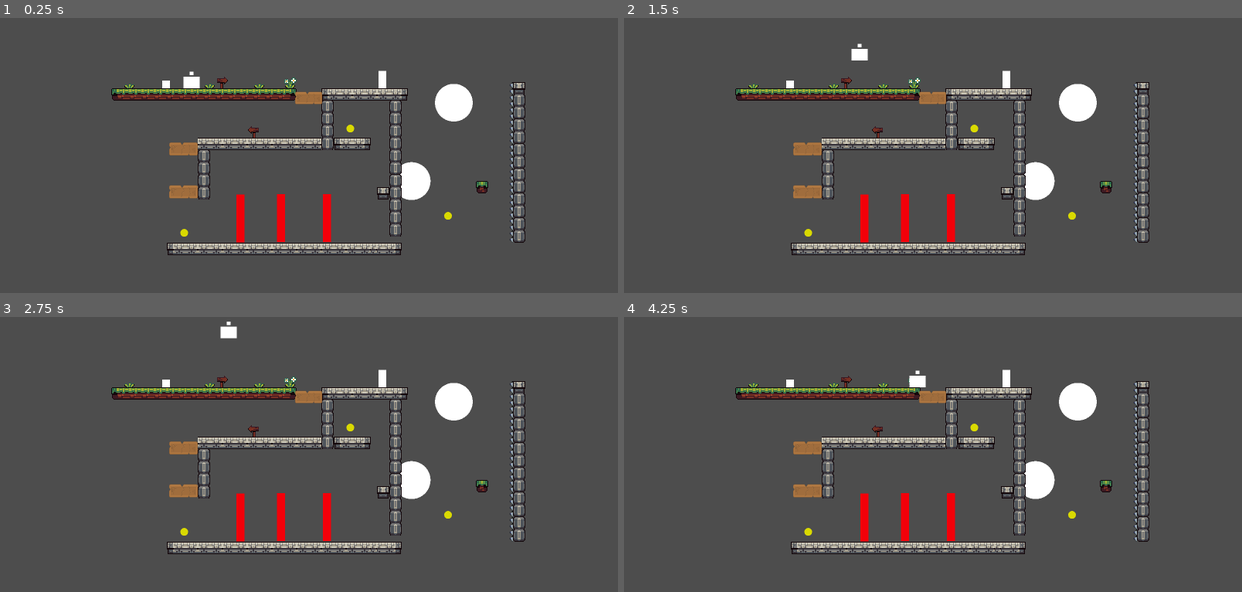
Above: before the commit, frames 1-4 (two rows, left to right).
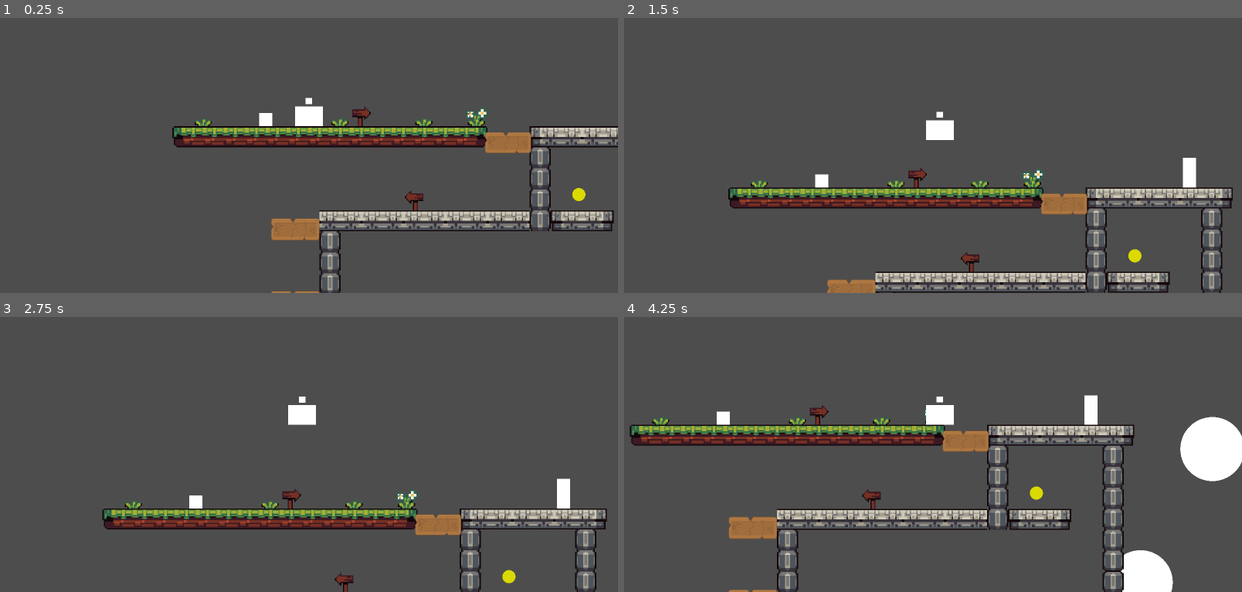
Above: after the commit, the same moments.

Repository: sighyuel/The-Cursed-Little-Pigs
Game: Godot game, scene res://test-stuff/levels/test-level.tscn
The game is run twice, just before and just after one commit, with the same random seed, the same clock (stepped at 60 frames per second) and the same inputs.
Inputs:
- Up to frame 1 (0.25 s): no input
- Up to frame 2 (1.5 s): hold Right (ui_right) from 0.53 s (still down); tap Space (A) at 0.6 s; tap Up (ui_up) at 0.77 s; tap Z (B) at 0.8, 1.35 s
- Up to frame 3 (2.75 s): tap Up (ui_up) at 1.52 s; tap Space (A) at 1.55, 2.1 s; release Right (ui_right) at 2.03 s; hold Left (ui_left) from 2.03 s (still down); tap Z (B) at 2.3 s
- Up to frame 4 (4.25 s): release Left (ui_left) at 2.78 s; hold Right (ui_right) from 2.78 s (still down); tap Z (B) at 2.85, 3.8 s; tap Up (ui_up) at 3.02, 3.77 s; tap Space (A) at 3.05 s; hold X (Y) from 3.53 s (still down)

The runs differ from the first frame. In frame 1, 19% of the frame differs, in the area x 18-100%, y 19-100%; in frame 2, 20%; in frame 3, 17%; in frame 4, 23%, in the area x 0-100%, y 19-100%.

Commit message:
Cameras and Character switching
-Tried different ways to have a camera, this is something that we can have in different ways, attempted two but they have many questions behind it

-Can now switch through the characters with right and left bumpers

Diff:
--- a/test-project/project.godot
+++ b/test-project/project.godot
@@ -68,6 +68,11 @@
 , Object(InputEventKey,"resource_local_to_scene":false,"resource_name":"","device":-1,"window_id":0,"alt_pressed":false …(182 unchanged characters)…
 ]
 }
+"Left Bumper"={
+"deadzone": 0.2,
+"events": [Object(InputEventJoypadButton,"resource_local_to_scene":false,"resource_name":"","device":-1,"button_index":9,"pressure":0.0,"pressed":true,"script":null)
+]
+}
 
 [layer_names]
 
--- a/test-project/scenes/Character Scenes/dale.tscn
+++ b/test-project/scenes/Character Scenes/dale.tscn
@@ -62,3 +62,7 @@
 [node name="LadderDetect" parent="." unique_id=677375652 instance=ExtResource("5_q8mqc")]
 unique_name_in_owner = true
 visible = false
+
+[node name="Camera2D" type="Camera2D" parent="." unique_id=1406507692]
+zoom = Vector2(1.7, 1.7)
+position_smoothing_enabled = true
--- a/test-project/scenes/Character Scenes/may.tscn
+++ b/test-project/scenes/Character Scenes/may.tscn
@@ -62,3 +62,7 @@
 [node name="CollisionShape2D" type="CollisionShape2D" parent="HitboxComponent" unique_id=727228342]
 position = Vector2(0, -11)
 shape = SubResource("RectangleShape2D_2kyhc")
+
+[node name="Camera2D" type="Camera2D" parent="." unique_id=40045717]
+zoom = Vector2(1.7, 1.7)
+position_smoothing_enabled = true
--- a/test-project/scenes/Character Scenes/perry.tscn
+++ b/test-project/scenes/Character Scenes/perry.tscn
@@ -71,3 +71,7 @@
 [node name="CollisionShape2D" type="CollisionShape2D" parent="HitboxComponent" unique_id=466315033]
 position = Vector2(0, 2)
 shape = SubResource("RectangleShape2D_wjqgi")
+
+[node name="Camera2D" type="Camera2D" parent="." unique_id=1237612714]
+zoom = Vector2(1.7, 1.7)
+position_smoothing_enabled = true
--- a/test-project/scripts/Characters/dale.gd
+++ b/test-project/scripts/Characters/dale.gd
@@ -1,8 +1,12 @@
 extends character
+
+@onready var dale_camera = $Camera2D
+
 
 func _physics_process(delta: float) -> void:
 	move_and_slide()
 	rect.visible = false
+	dale_camera.enabled = false
 
 	if not is_on_floor():
 		velocity.y += gravity * delta
@@ -22,3 +26,4 @@
 
 		_dale_slam()
 		rect.visible = true
+		dale_camera.enabled = true
--- a/test-project/scripts/Characters/may.gd
+++ b/test-project/scripts/Characters/may.gd
@@ -1,9 +1,12 @@
 extends character
+
+@onready var may_camera = $Camera2D
 
 func _physics_process(delta: float) -> void:
 	velocity += wind_velocity * 0.4
 	move_and_slide()
 	rect.visible = false
+	may_camera.enabled = false
 
 	if not is_on_floor() && wind_velocity.y == 0.0:
 		velocity.y += gravity * delta
@@ -27,3 +30,4 @@
 
 		$LadderDetect.text = "is on ladder: " + str(_on_ladder)
 		rect.visible = true
+		may_camera.enabled = true
--- a/test-project/scripts/Characters/perry.gd
+++ b/test-project/scripts/Characters/perry.gd
@@ -1,12 +1,15 @@
 extends character
 
 @onready var ladder: Area2D = $Ladder
+@onready var perry_camera = $Camera2D
+
 
 func _physics_process(delta: float) -> void:
 	print(tree_mode_activated)
 	velocity += wind_velocity * 0.4
 	move_and_slide()
 	rect.visible = false
+	perry_camera.enabled = false
 
 	if not is_on_floor() && wind_velocity.y == 0.0:
 		velocity.y += gravity * delta
@@ -27,8 +30,9 @@
 			_on_ladder = false
 		if is_on_floor() and Input.is_action_just_pressed("ui_down"):
 			GlobalSignals.oneway_disabled.emit()
+
 		$LadderDetect.text = "is on ladder: " + str(_on_ladder)
 		rect.visible = true
-
+		perry_camera.enabled = true
 		_perry_stretch()
 		_perry_reset()
--- a/test-project/scripts/Classes/character_class.gd
+++ b/test-project/scripts/Classes/character_class.gd
@@ -55,6 +55,7 @@
 func _ready():
 	add_to_group("character")
 	_on_ladder = false
+	#room change logic
 	if RoomChangeGlobal.Activate:
 		global_position = RoomChangeGlobal.PlayerPos
 		if RoomChangeGlobal.PlayerJumpOnEnter:
@@ -77,7 +78,11 @@
 func ladder_movement(delta : float) -> void:
 	global_position.x = lerp(global_position.x, _ladder_x_pos,_ladder_snap_weight * delta)
 	var direction : float = Input.get_axis("ui_down","ui_up")
+	var direction_x : float = Input.get_axis("ui_left","ui_right")
 	velocity.x = 0.0
+
+	if direction_x and Input.is_action_just_pressed("A"):
+		velocity.x = ladder_speed * direction
 
 	if direction:
 		velocity.y = ladder_speed * direction
@@ -100,7 +105,6 @@
 		if Input.is_action_just_pressed("A"):
 			velocity.y = -JUMP_VELOCITY
 #endregion
-
 
 #region death function
 func death():
--- a/test-project/scripts/Global Scripts/global_variables.gd
+++ b/test-project/scripts/Global Scripts/global_variables.gd
@@ -8,3 +8,8 @@
 			active += 1
 		else:
 			active = 1
+	if Input.is_action_just_pressed("Left Bumper"):
+		if active != 1:
+			active -= 1
+		else:
+			active = 3
--- a/test-project/test-stuff/levels/test-level.tscn
+++ b/test-project/test-stuff/levels/test-level.tscn
@@ -2080,9 +2080,6 @@
 position = Vector2(-304, -255)
 health = 0
 
-[node name="Camera2D" type="Camera2D" parent="." unique_id=777209548]
-offset = Vector2(0, -160.32)
-
 [node name="Kill Zones" type="Node2D" parent="." unique_id=1813017139]
 
 [node name="Pogo" parent="Kill Zones" unique_id=1144140681 instance=ExtResource("8_j7nd3")]
